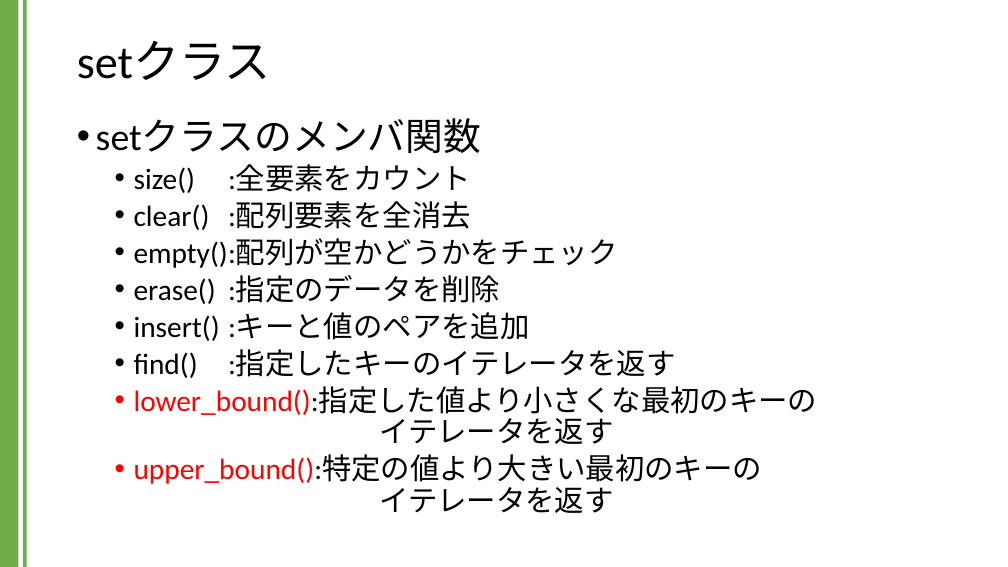
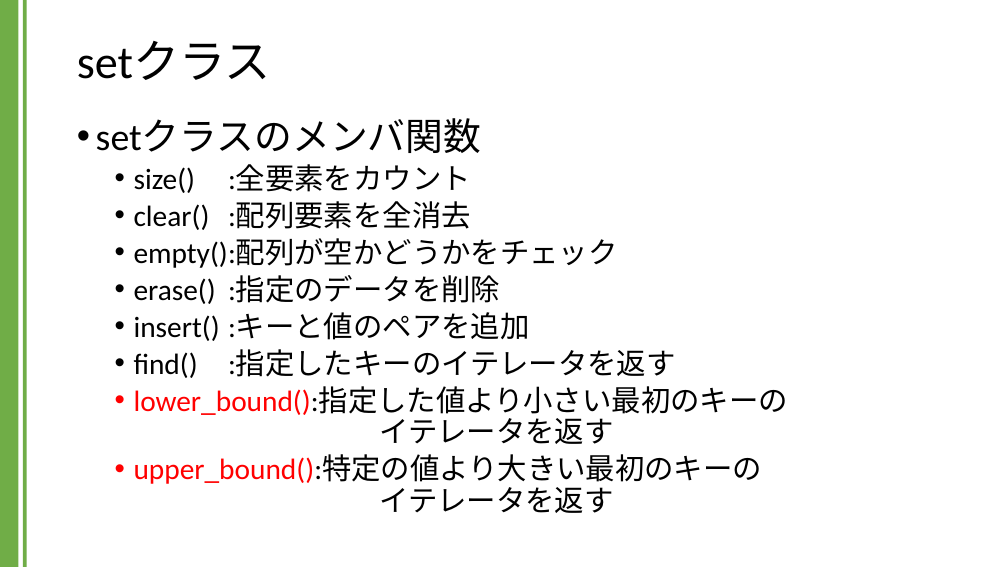
Before and after one commit to kic-murata/cpp2024, a slide deck: slide 2 of 授業資料/講義資料：Setクラス.pptx. Drawn at 1008x567 pixels with LibreOffice and Linux fonts; fonts in the diff are those of the drawing. Boxes give left, top, right and bottom in pixels: in the first picture for what was removed or moved away, otherwise in the second. Text is boxed around its words. In the diff, an @@ line names an element or a change of style, - is before the commit and + after.

```diff
--- a/授業資料/講義資料：Setクラス.pptx
+++ b/授業資料/講義資料：Setクラス.pptx
@@ text at (x1=134, y1=386, x2=788, y2=444): text changed @@
-  • lower_bound():指定した値より小さくな最初のキーの
-    イテレータを返す
+  • lower_bound():指定した値より小さい最初のキーの
+    イテレータを返す
```
Also in this commit, not shown: 1 slide removed, 1 other file.
